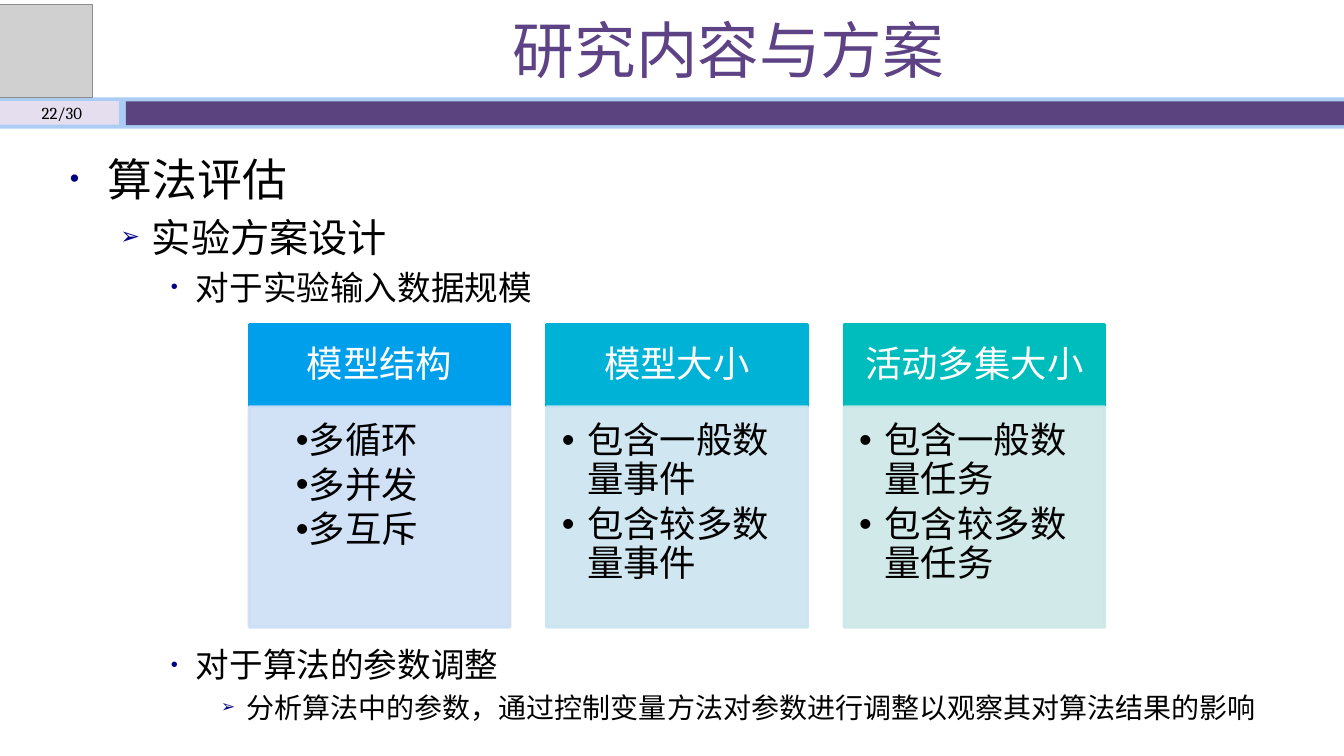
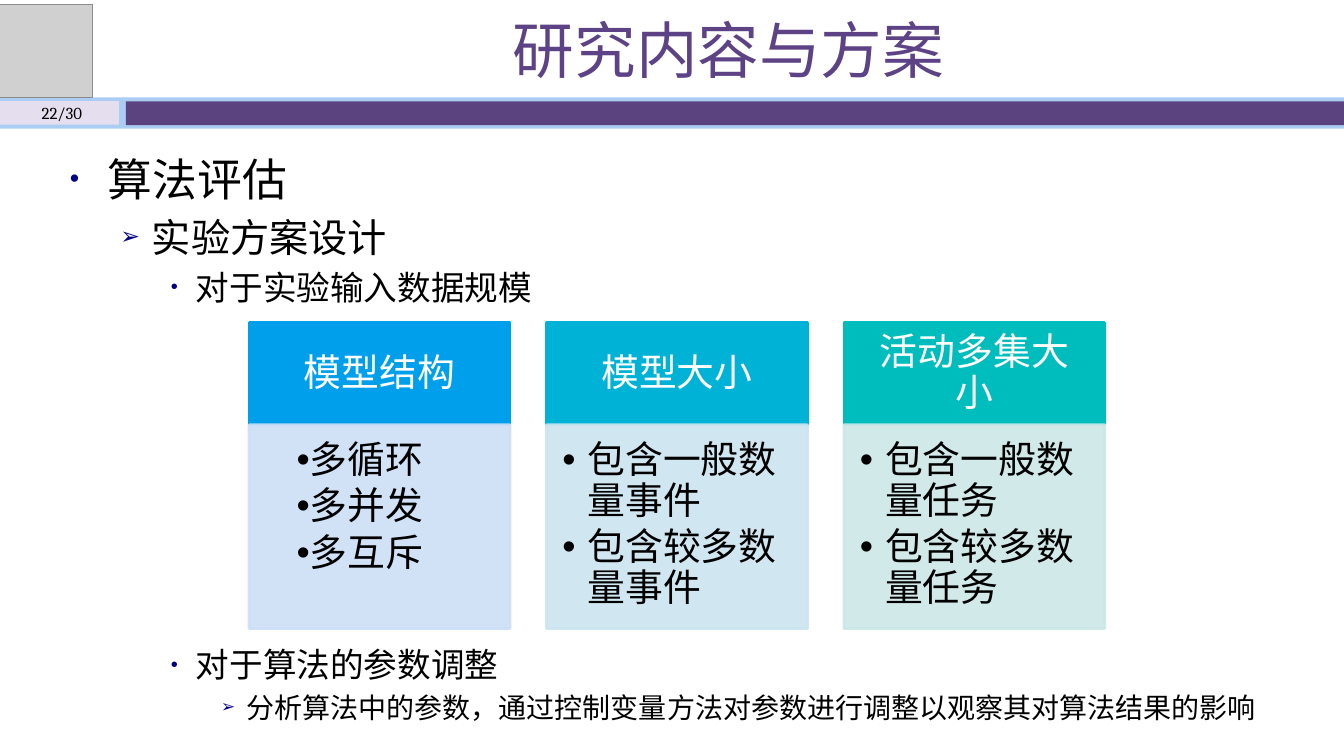
Before and after one commit to shawn47/0930, a slide deck: slide 22 of 开题答辩930.pptx. Drawn at 1344x756 pixels with LibreOffice and Linux fonts; fonts in the diff are those of the drawing; grey boxes stand for pictures. Boxes give left, top, right and bottom in pixels: in the first picture for what was removed or moved away, otherwise in the second. Text is boxed around its words. In the diff, an @@ line names an element or a change of style, - is before the commit and + after.

```diff
--- a/开题答辩930.pptx
+++ b/开题答辩930.pptx
@@ rectangle: place and size @@
-rectangle at bbox=[249, 325, 510, 407]
+rectangle at bbox=[249, 323, 510, 424]
@@ rectangle: place and size @@
-rectangle at bbox=[546, 325, 808, 407]
+rectangle at bbox=[546, 323, 808, 424]
@@ size 26 to 27 pt, font Cambria to Noto Sans CJK SC in 6 elements at bbox=[588, 441, 777, 604], bbox=[885, 441, 1074, 604], bbox=[310, 441, 423, 569], bbox=[304, 354, 455, 389], bbox=[601, 354, 752, 389], bbox=[880, 333, 1069, 409] @@
@@ rectangle: place and size @@
-rectangle at bbox=[844, 325, 1105, 407]
+rectangle at bbox=[844, 323, 1105, 424]
@@ text "多循环": place and size @@
-text "多循环" at bbox=[309, 422, 418, 545]
+text "多循环" at bbox=[310, 441, 423, 569]
@@ rectangle: place and size @@
-rectangle at bbox=[249, 407, 510, 628]
+rectangle at bbox=[249, 424, 510, 628]
@@ text "包含一般数量事件": place and size @@
-text "包含一般数量事件" at bbox=[587, 422, 769, 579]
+text "包含一般数量事件" at bbox=[588, 441, 777, 604]
@@ rectangle: place and size @@
-rectangle at bbox=[546, 407, 808, 628]
+rectangle at bbox=[546, 424, 808, 628]
@@ text "包含一般数量任务": place and size @@
-text "包含一般数量任务" at bbox=[884, 422, 1066, 579]
+text "包含一般数量任务" at bbox=[885, 441, 1074, 604]
@@ rectangle: place and size @@
-rectangle at bbox=[844, 407, 1105, 628]
+rectangle at bbox=[844, 424, 1105, 628]
```
Also in this commit, not shown: 21 other slides changed, 2 other files.
